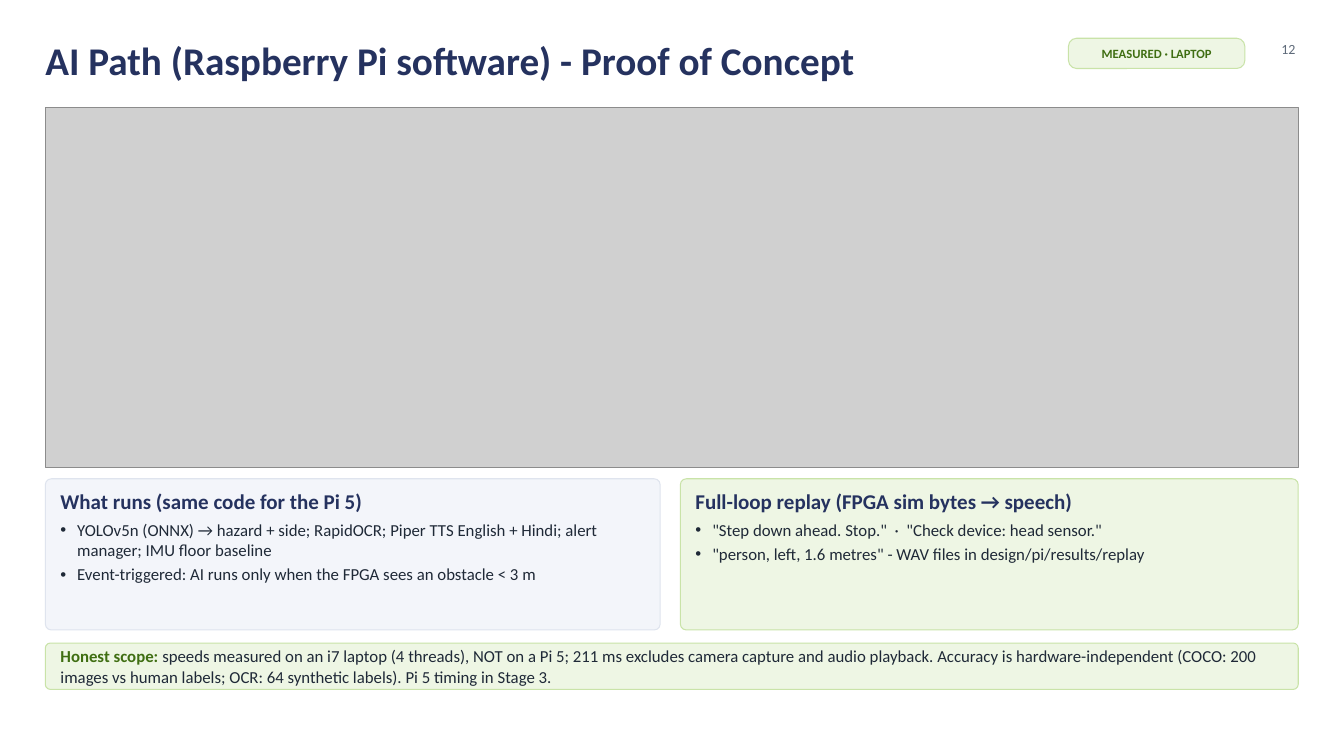
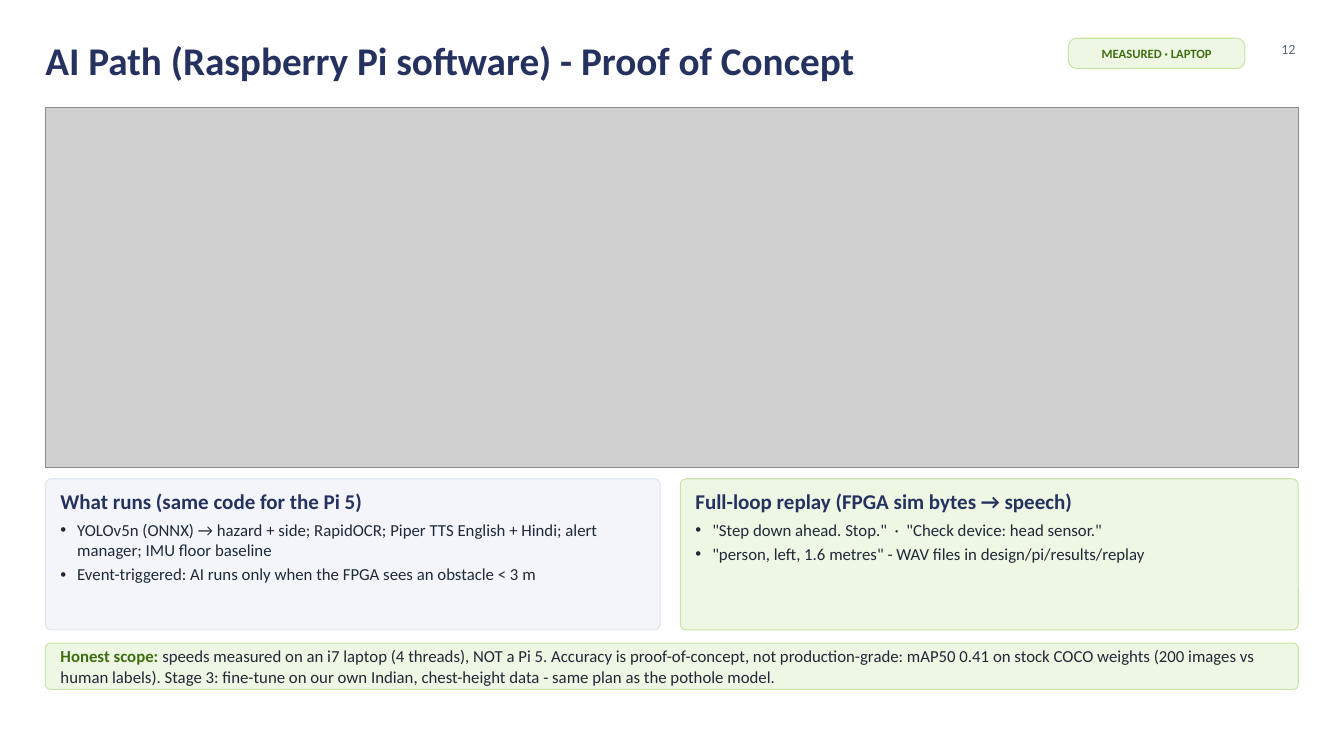
Before and after one commit to silentaf/viswa_id1, a slide deck: slide 12 of ppt/VisionAid_Stage2_Design_Deck.pptx. Drawn at 1344x756 pixels with LibreOffice and Linux fonts; fonts in the diff are those of the drawing; grey boxes stand for pictures; background and template pictures are left out. Boxes give left, top, right and bottom in pixels: in the first picture for what was removed or moved away, otherwise in the second. Text is boxed around its words. In the diff, an @@ line names an element or a change of style, - is before the commit and + after.

```diff
--- a/ppt/VisionAid_Stage2_Design_Deck.pptx
+++ b/ppt/VisionAid_Stage2_Design_Deck.pptx
@@ text at <box>60,650,1254,686</box>: text changed @@
-Honest scope: speeds measured on an i7 laptop (4 threads), NOT on a Pi 5; 211 ms excludes camera capture and audio playback. Accuracy is hardware-independent (COCO: 200 images vs human labels; OCR: 64 synthetic labels). Pi 5 timing in Stage 3.
+Honest scope: speeds measured on an i7 laptop (4 threads), NOT a Pi 5. Accuracy is proof-of-concept, not production-grade: mAP50 0.41 on stock COCO weights (200 images vs human labels). Stage 3: fine-tune on our own Indian, chest-height data - same plan as the pothole model.
```
Also in this commit, not shown: 8 other slides changed, 44 other files.
